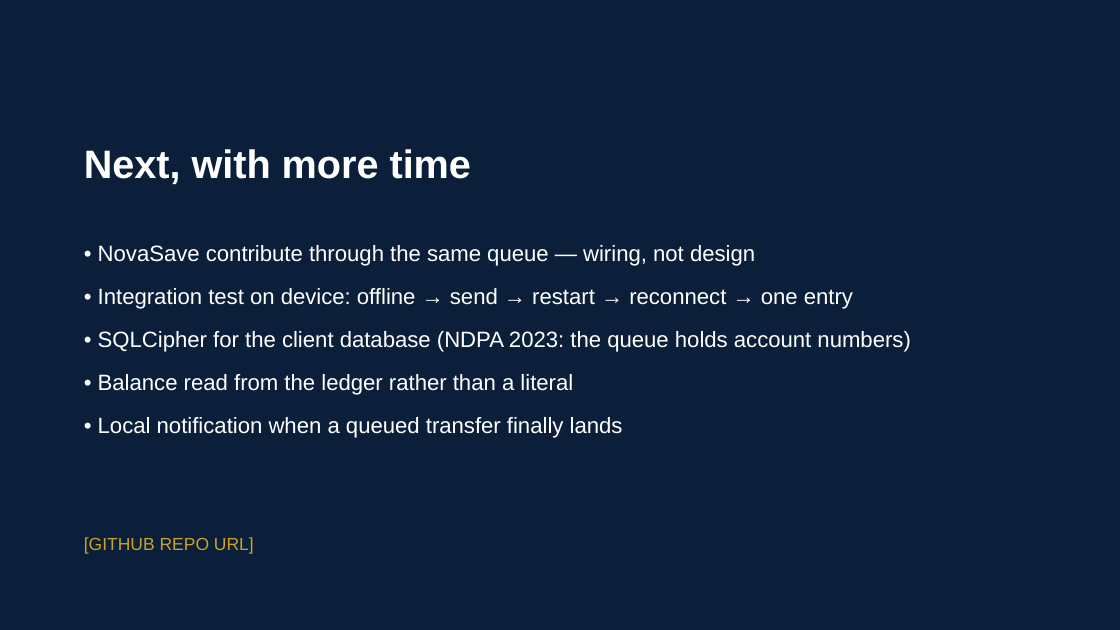
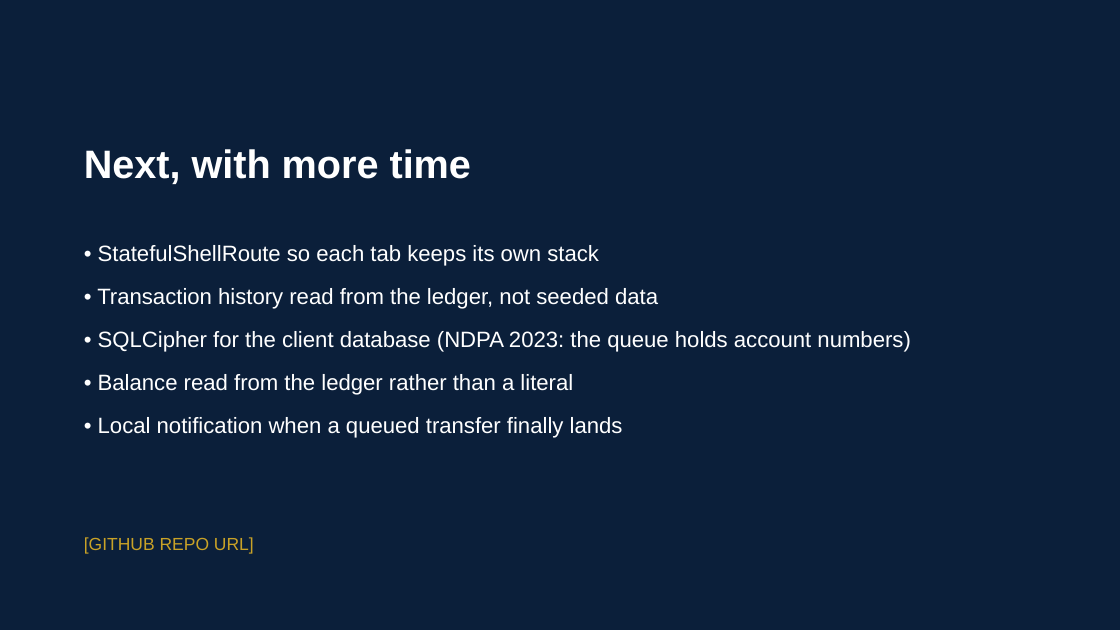
Before and after one commit to Miqhael857/NovaApp, a slide deck: slide 10 of NovaWallet_Send_and_Save_[YOUR_FULL_NAME].pptx. Drawn at 1120x630 pixels with LibreOffice and Linux fonts; fonts in the diff are those of the drawing. Boxes give left, top, right and bottom in pixels: in the first picture for what was removed or moved away, otherwise in the second. Text is boxed around its words. In the diff, an @@ line names an element or a change of style, - is before the commit and + after.

Commit message:
Close the last two deliverables: contribution tests and the integration test
The brief's section 2.3 asks for widget tests covering Send *and* the NovaSave
contribution, plus at least one integration test for offline-queue-then-sync.
Send was covered; the other two were not.

integration_test/offline_sync_test.dart walks the real Send flow while
offline, tears the app down, relaunches against the same two database files,
reconnects, and asserts one ledger entry and one debit — then runs a second
pass to prove a drained queue replays for free. It passes on the iOS
simulator. This is the only place the whole path can be proved: a widget
test's zone never completes sqflite I/O, which is why the Send and contribute
tests stop at the submitting tap.

The first version of that test fooled itself. It set the offline flag after
launching, but the data layer runs a sync pass the moment it is built, so the
relaunch drained the queue before the assertion could see it and the restart
looked like data loss. The flag is now applied before the first frame.

Five contribution widget tests, which caught a real defect: the sheet's
submit button needs flow.goalId, set only by an external start(goalId) call
from whoever opened it. GoalWidget does make that call, so the app worked —
but a caller who forgot would get a permanently dead Add button with nothing
on screen to explain it. The sheet is handed its goal, so it now starts its
own attempt.

Documents brought back in line with the code, which had drifted badly:
- README claimed "NovaSave create and contribute are not implemented" and
  "no integration test yet". Both were false and both understated the work.
- The deck said 52 tests in two places, and listed NovaSave contribute and
  the integration test under "Next, with more time" — after they were built.
- Added the integration-test command to the README's run instructions, since
  the brief asks for how to run *and test*.

```diff
--- a/NovaWallet_Send_and_Save_[YOUR_FULL_NAME].pptx
+++ b/NovaWallet_Send_and_Save_[YOUR_FULL_NAME].pptx
@@ text at <box>97,245,658,309</box>: text changed @@
-• NovaSave contribute through the same queue — wiring, not design
-• Integration test on device: offline → send → restart → reconnect → one entry
+• StatefulShellRoute so each tab keeps its own stack
+• Transaction history read from the ledger, not seeded data
```
Also in this commit, not shown: 2 other slides changed, 5 other files.
